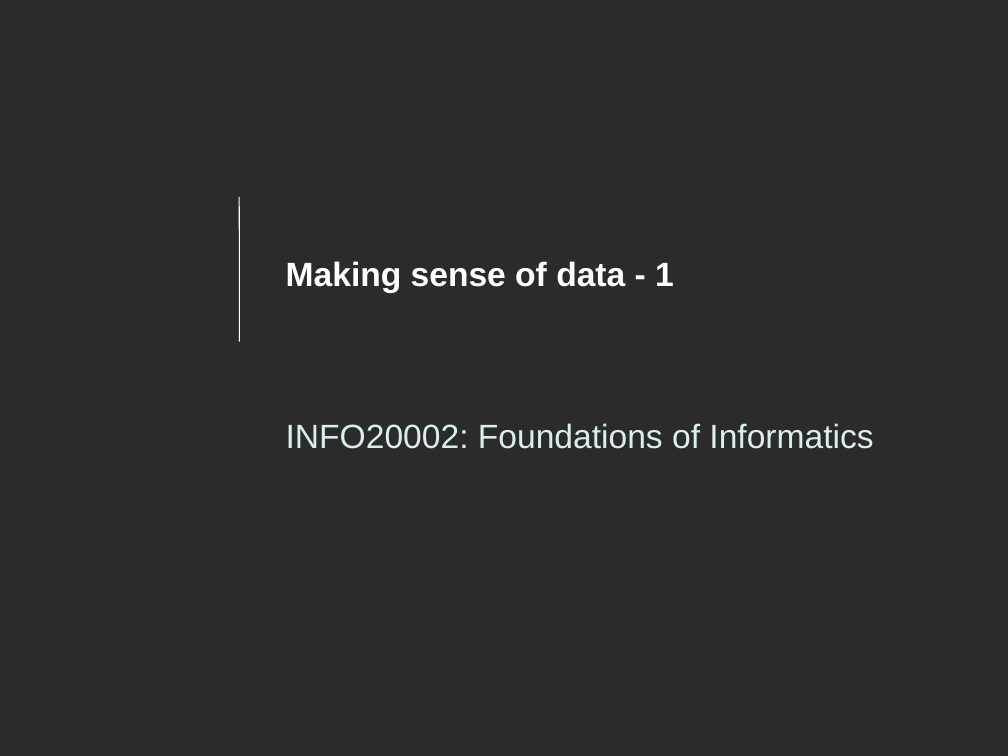
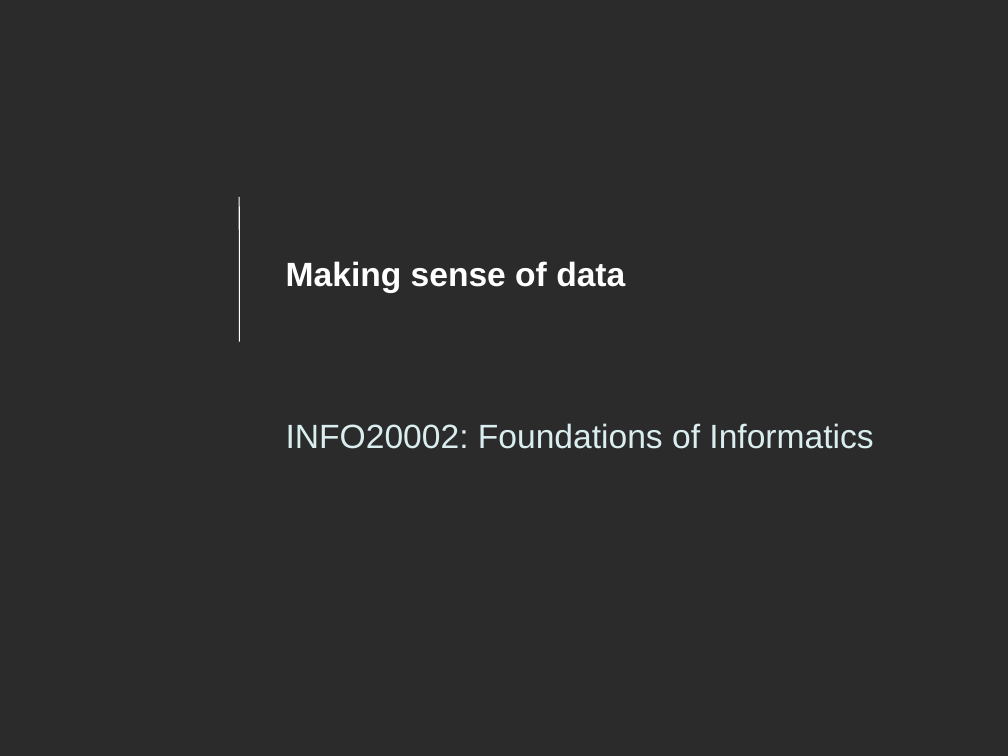
Before and after one commit to dreamind/ix, a slide deck: slide 1 of lectures/making-sense-data/analysis-1.ppt. Drawn at 1008x756 pixels with LibreOffice and Linux fonts; fonts in the diff are those of the drawing; background and template pictures are left out; a plain dark background stands for a picture behind light text. Boxes give left, top, right and bottom in pixels: in the first picture for what was removed or moved away, otherwise in the second. Text is boxed around its words. In the diff, an @@ line names an element or a change of style, - is before the commit and + after.

```diff
--- a/lectures/making-sense-data/analysis-1.ppt
+++ b/lectures/making-sense-data/analysis-1.ppt
@@ title at bbox=[286, 261, 625, 293]: text changed @@
-Making sense of data - 1
+Making sense of data
```
Also in this commit, not shown: 1 other file.
